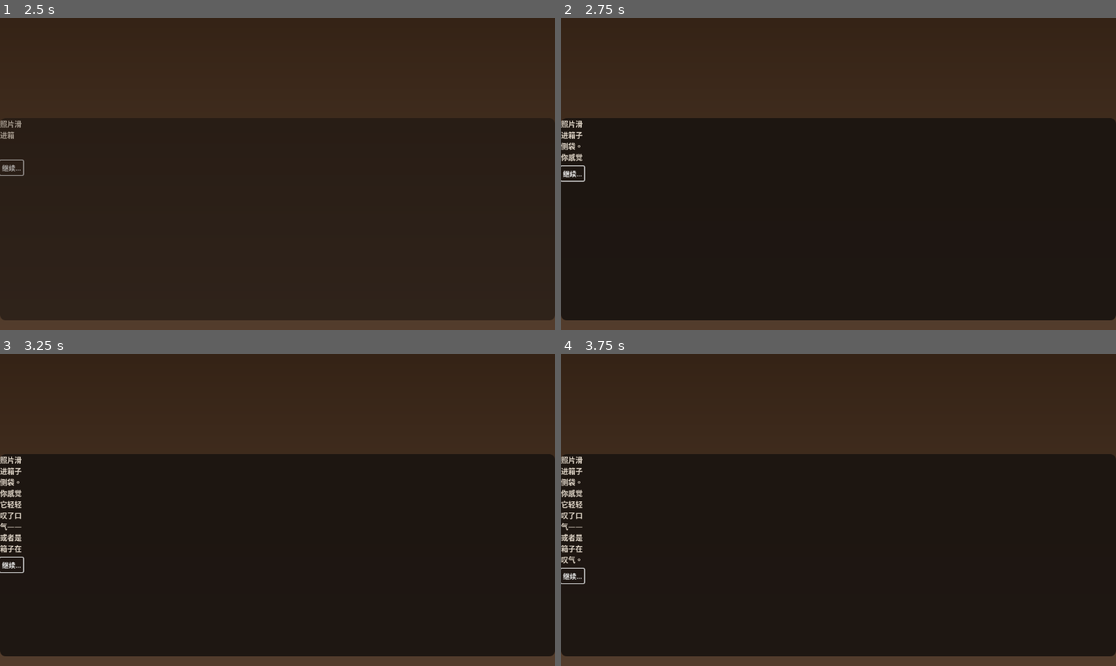
Above: before the commit, frames 1-4 (two rows, left to right).
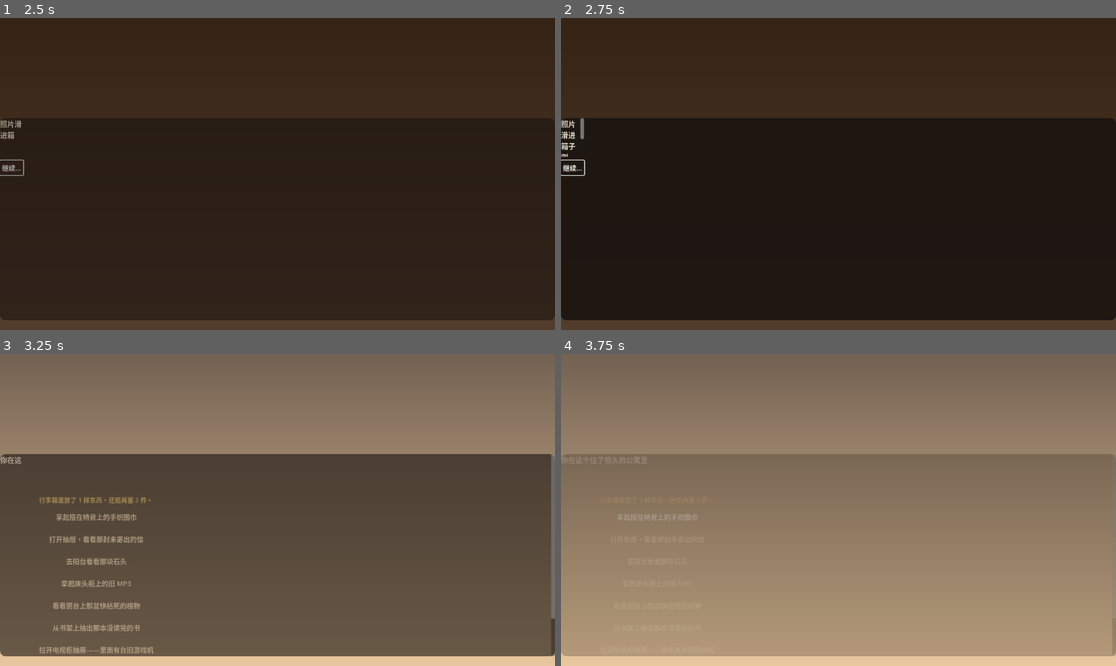
Above: after the commit, the same moments.

Repository: anya52800-code/healing-game-seaside-town
Game: Godot game, scene res://MainScene.tscn
The game is run twice, just before and just after one commit, with the same random seed, the same clock (stepped at 60 frames per second) and the same inputs.
Inputs (mouse positions are in pixels of both pictures, inside the frame that each line leads up to):
- Up to frame 1 (2.5 s): click "在房间里走走，看看有什么可以带" at 0.5 s; click "看看书架边的旧照片" at 1.25 s; click "放进箱子。有些东西放不下，那就带着走。" at 2 s
- Up to frame 2 (2.75 s): no input
- Up to frame 3 (3.25 s): click "继续..." at 2.75 s
- Up to frame 4 (3.75 s): click (655, 516) at 3.5 s, where only the run after the commit has a clickable "拿起搭在椅背上的手织围巾"

Frame 1 is identical in both runs. In frame 2, 0.4% of the frame differs, in the area x 0-5%, y 32-53%; in frame 3, 100%; in frame 4, 100%, in the area x 0-100%, y 0-100%.

Commit message:
fix: RichTextLabel layout - full width text, proper word wrap
- content_box now uses PRESET_FULL_RECT to fill ScrollContainer width
- Removed fit_content=true (caused narrow text in ScrollContainer)
- Added autowrap_mode = WORD_SMART for proper text wrapping
- Set size_flags_horizontal = SIZE_FILL on text_label and choices_box
- Added .gitignore for .godot editor cache

Co-Authored-By: Claude Opus 4.7 <noreply@anthropic.com>

Diff:
--- a/godot-healing-game/MainScene.gd
+++ b/godot-healing-game/MainScene.gd
@@ -83,13 +83,14 @@
 	scroll.set_anchors_and_offsets_preset(Control.PRESET_FULL_RECT)
 	scroll.horizontal_scroll_mode = ScrollContainer.SCROLL_MODE_DISABLED
 	scroll.follow_focus = true
+	scroll.scroll_vertical_custom_step = 30.0
 	dialog_panel.add_child(scroll)
 
 	# Dialog content
 	var content_box := VBoxContainer.new()
 	content_box.name = "ContentBox"
+	content_box.set_anchors_and_offsets_preset(Control.PRESET_FULL_RECT)
 	content_box.size_flags_horizontal = Control.SIZE_FILL
-	content_box.size_flags_vertical = Control.SIZE_FILL
 	scroll.add_child(content_box)
 
 	title_label = Label.new()
@@ -103,14 +104,16 @@
 	text_label.add_theme_font_size_override("normal_font_size", 15)
 	text_label.add_theme_color_override("default_color", Color(0.878, 0.839, 0.784))
 	text_label.bbcode_enabled = true
-	text_label.fit_content = true
+	text_label.autowrap_mode = TextServer.AUTOWRAP_WORD_SMART
 	text_label.custom_minimum_size = Vector2(0, 80)
-	text_label.size_flags_vertical = Control.SIZE_EXPAND_FILL
+	text_label.size_flags_horizontal = Control.SIZE_FILL
+	text_label.size_flags_vertical = Control.SIZE_FILL
 	content_box.add_child(text_label)
 
 	choices_box = VBoxContainer.new()
 	choices_box.name = "ChoicesBox"
 	choices_box.add_theme_constant_override("separation", 6)
+	choices_box.size_flags_horizontal = Control.SIZE_FILL
 	content_box.add_child(choices_box)
 
 	continue_btn = Button.new()
Not shown, added: godot-healing-game/.gitignore
